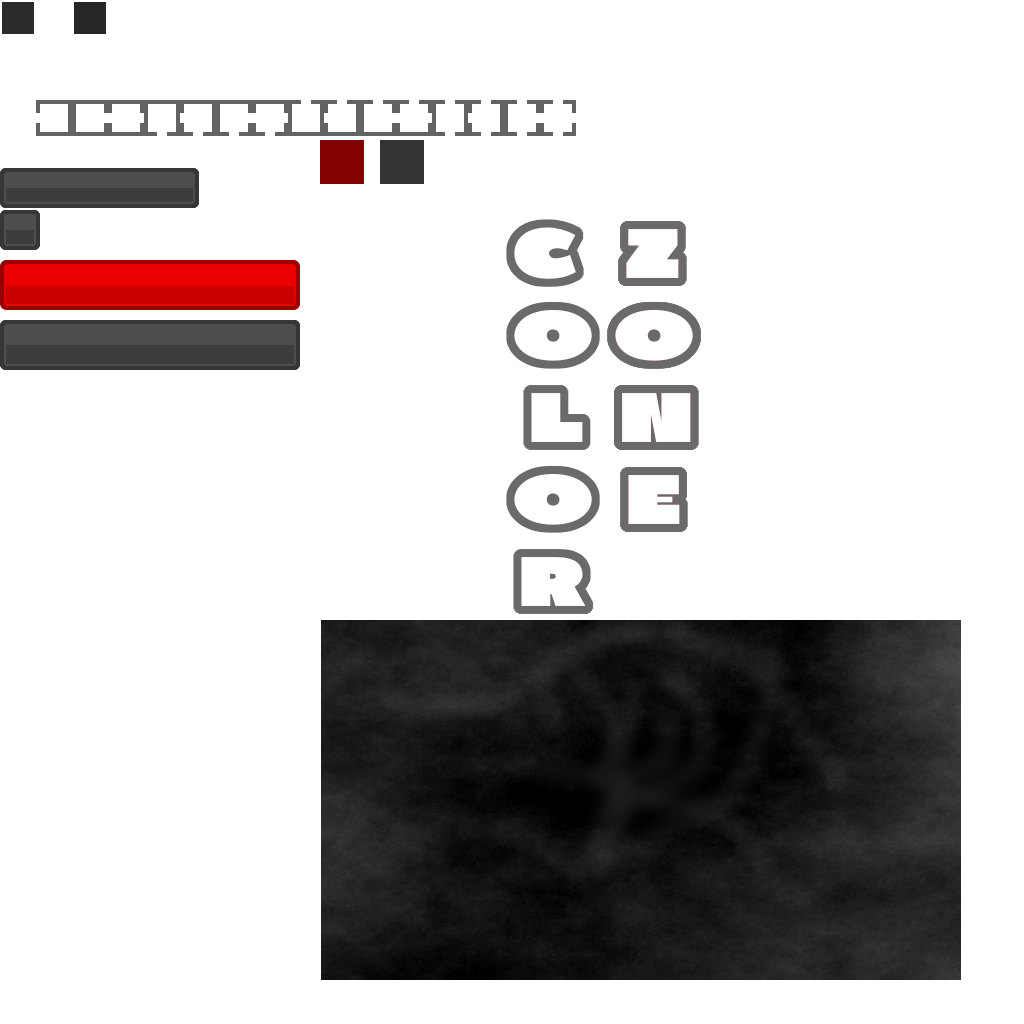
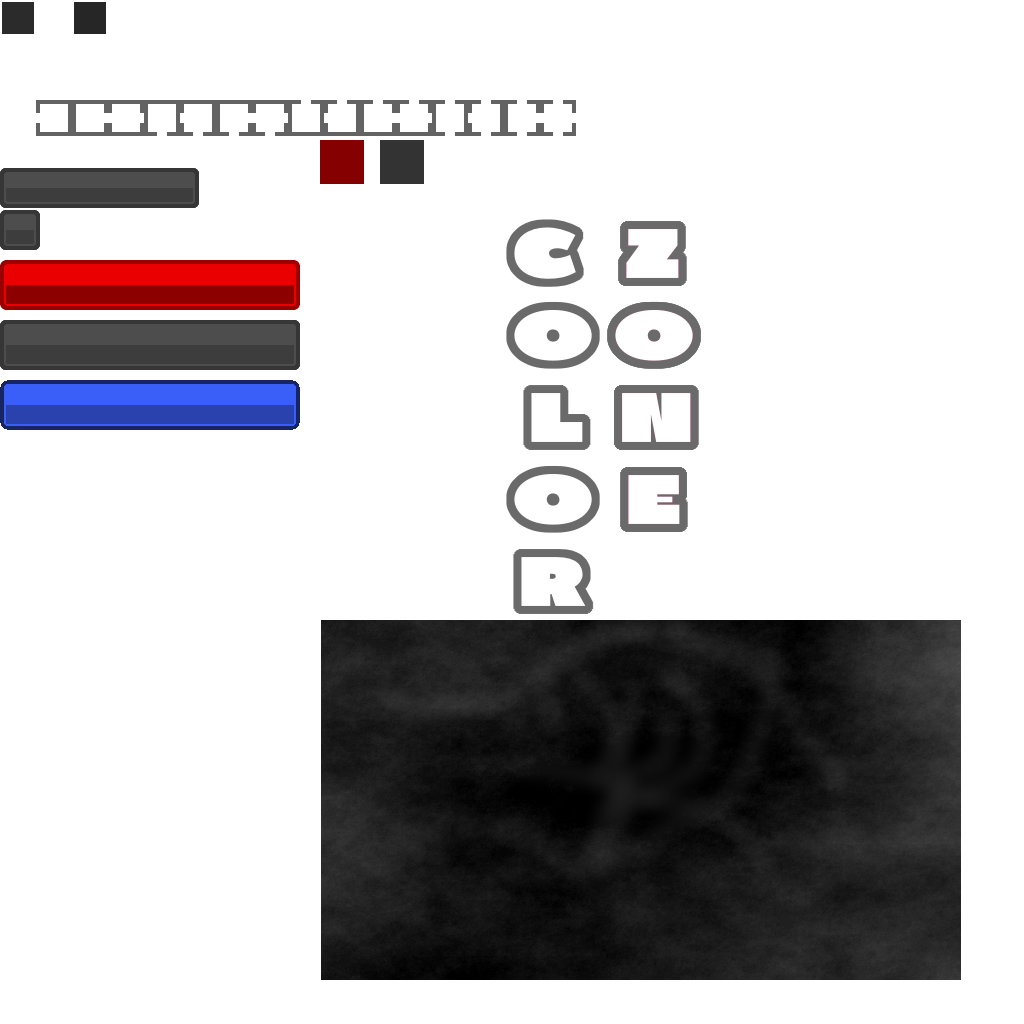
Two versions of the same layered image (1024 x 1024). Layer-by-layer changes:
added layer "Ebene #4" (30%) above "Ebene #2" over [6, 285, 294, 424]
added layer "Ebene #2" (60%) above "Ebene #6" over [0, 380, 300, 430]
added layer "Ebene #6" above "Ebene #5" over [0, 380, 300, 430]
added layer "Ebene #5" above "Ebene #1" over [0, 380, 300, 430]
